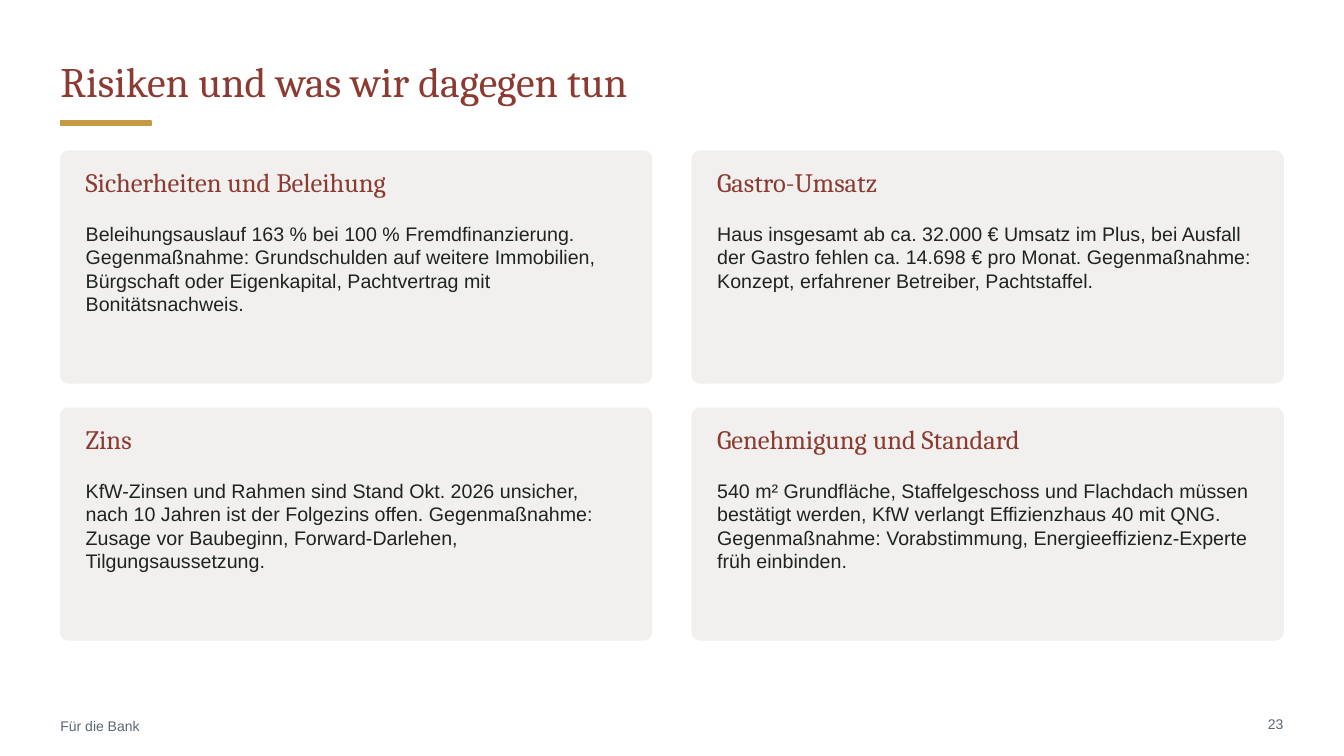
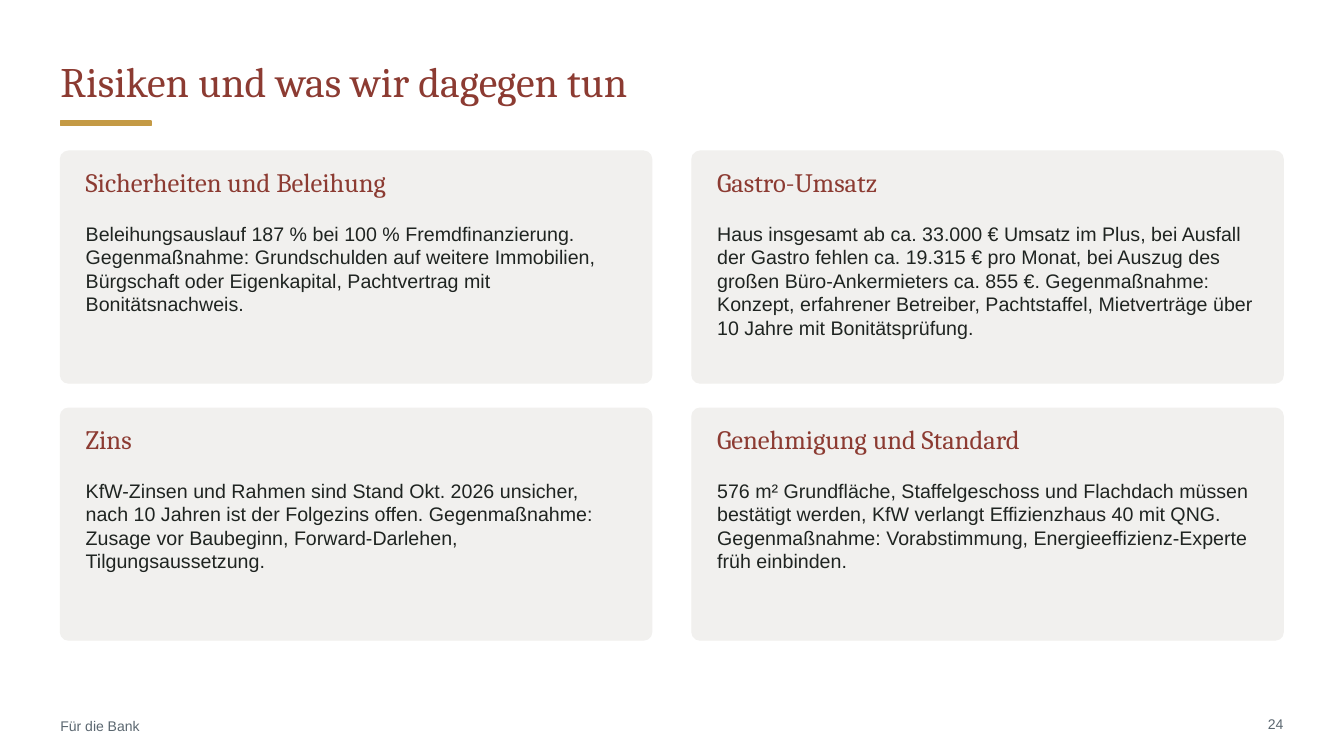
Before and after one commit to CartoonUsername/bau-projekt, a slide deck: slide 24 of praesentation/Neue-Mitte-Werlte_Baufeld3_8-Wohnungen_Grosse-Gastro-EG.pptx (slide 23 before the commit). Drawn at 1344x756 pixels with LibreOffice and Linux fonts; fonts in the diff are those of the drawing. Boxes give left, top, right and bottom in pixels: in the first picture for what was removed or moved away, otherwise in the second. Text is boxed around its words. In the diff, an @@ line names an element or a change of style, - is before the commit and + after.

```diff
--- a/praesentation/Neue-Mitte-Werlte_Baufeld3_8-Wohnungen_Grosse-Gastro-EG.pptx
+++ b/praesentation/Neue-Mitte-Werlte_Baufeld3_8-Wohnungen_Grosse-Gastro-EG.pptx
@@ text at (86,226,595,311): text changed @@
-Beleihungsauslauf 163 % bei 100 % Fremdfinanzierung. Gegenmaßnahme: Grundschulden auf weitere Immobilien, Bürgschaft oder Eigenkapital, Pachtvertrag mit Bonitätsnachweis.
+Beleihungsauslauf 187 % bei 100 % Fremdfinanzierung. Gegenmaßnahme: Grundschulden auf weitere Immobilien, Bürgschaft oder Eigenkapital, Pachtvertrag mit Bonitätsnachweis.
@@ text at (717,226,1252,339): text changed @@
-Haus insgesamt ab ca. 32.000 € Umsatz im Plus, bei Ausfall der Gastro fehlen ca. 14.698 € pro Monat. Gegenmaßnahme: Konzept, erfahrener Betreiber, Pachtstaffel.
+Haus insgesamt ab ca. 33.000 € Umsatz im Plus, bei Ausfall der Gastro fehlen ca. 19.315 € pro Monat, bei Auszug des großen Büro-Ankermieters ca. 855 €. Gegenmaßnahme: Konzept, erfahrener Betreiber, Pachtstaffel, Mietverträge über 10 Jahre mit Bonitätsprüfung.
@@ text at (717,483,1248,568): text changed @@
-540 m² Grundfläche, Staffelgeschoss und Flachdach müssen bestätigt werden, KfW verlangt Effizienzhaus 40 mit QNG. Gegenmaßnahme: Vorabstimmung, Energieeffizienz-Experte früh einbinden.
+576 m² Grundfläche, Staffelgeschoss und Flachdach müssen bestätigt werden, KfW verlangt Effizienzhaus 40 mit QNG. Gegenmaßnahme: Vorabstimmung, Energieeffizienz-Experte früh einbinden.
@@ page number at (1268,719,1284,729): text changed @@
-23
+24
```
Also in this commit, not shown: 24 other slides changed, 1 slide added, 20 other files.
